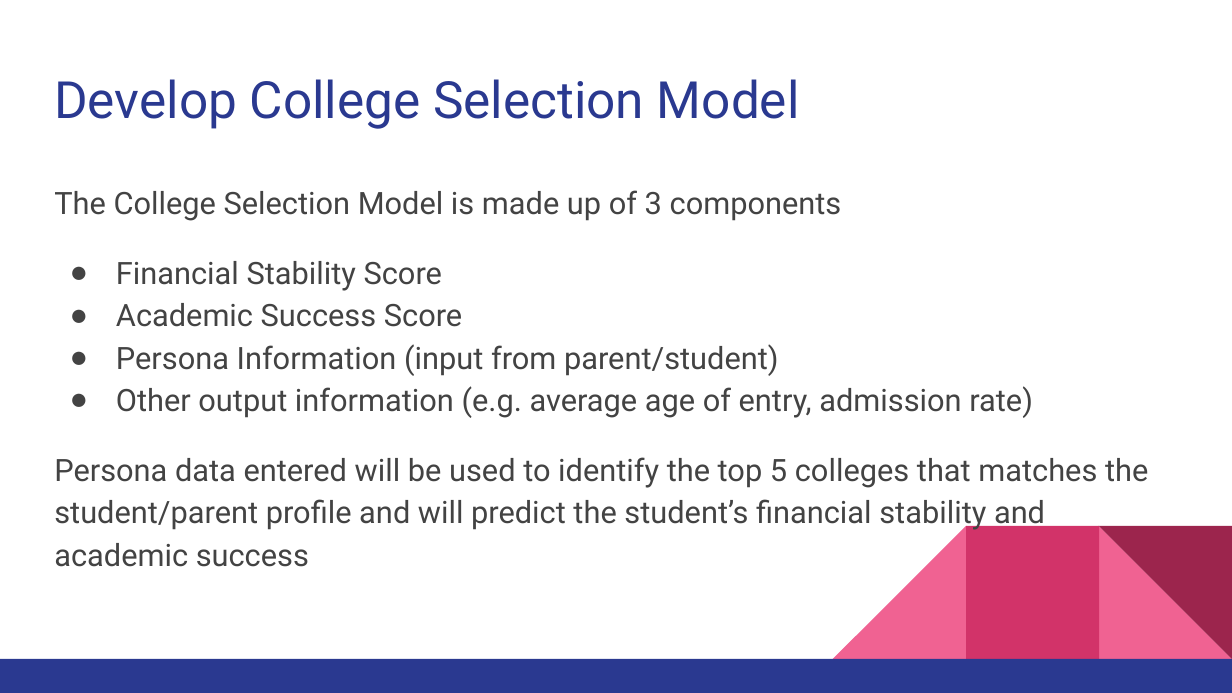
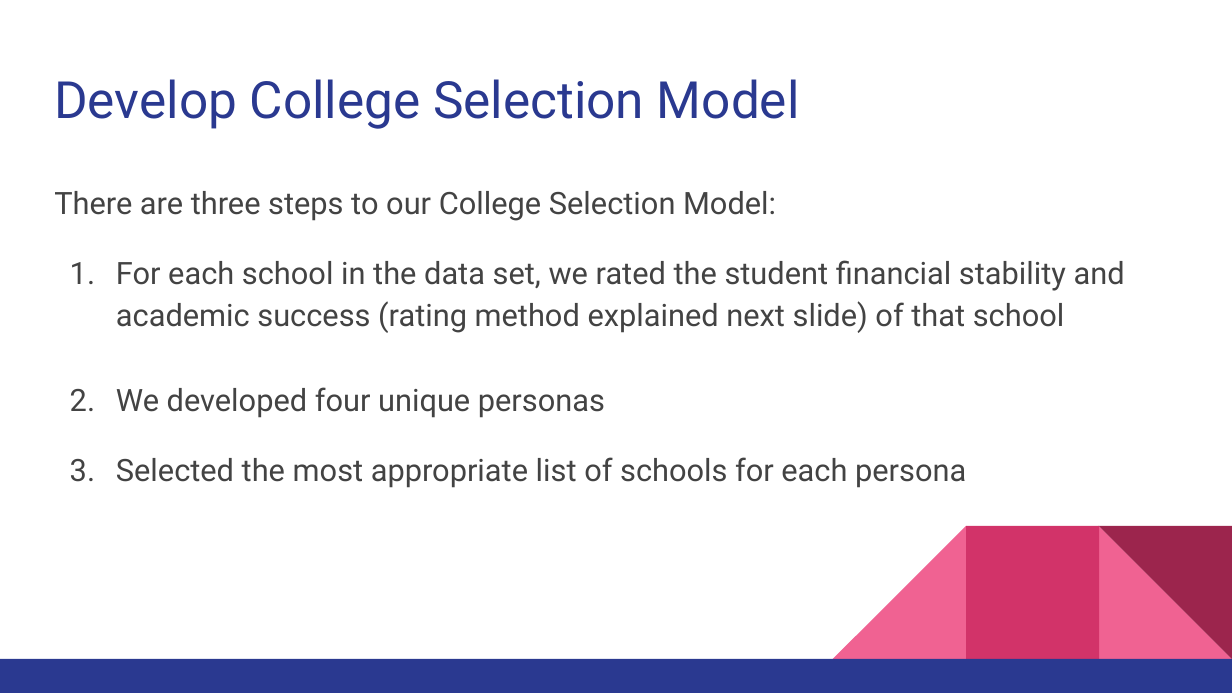
Before and after one commit to brooksrelyt/infm600, a slide deck: slide 10 of College Scorecard Analysis Project/College Selection Model Presentation.pptx (slide 9 before the commit). Drawn at 1232x693 pixels with LibreOffice and Linux fonts; fonts in the diff are those of the drawing. Boxes give left, top, right and bottom in pixels: in the first picture for what was removed or moved away, otherwise in the second. Text is boxed around its words. In the diff, an @@ line names an element or a change of style, - is before the commit and + after.

```diff
--- a/College Scorecard Analysis Project/College Selection Model Presentation.pptx
+++ b/College Scorecard Analysis Project/College Selection Model Presentation.pptx
@@ text at [54,191,1125,488]: text changed @@
-The College Selection Model is made up of 3 components
-● Financial Stability Score
-● Academic Success Score
-● Persona Information (input from parent/student)
-● Other output information (e.g. average age of entry, admission rate)
-Persona data entered will be used to identify the top 5 colleges that matches the student/parent profile and will predict the student’s financial stability and academic success
+There are three steps to our College Selection Model:
+1. For each school in the data set, we rated the student financial stability and academic success (rating method explained next slide) of that school
+2. We developed four unique personas
+3. Selected the most appropriate list of schools for each persona
```
Also in this commit, not shown: 11 other slides changed, 5 slides added, 4 slides removed.
